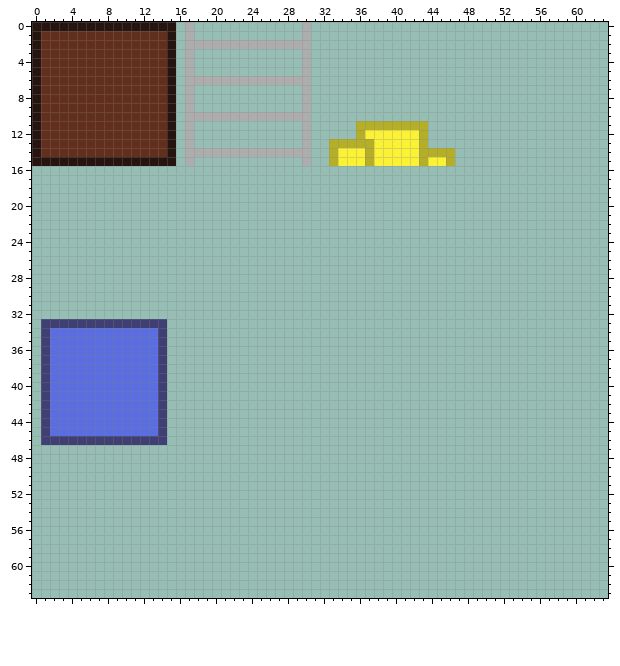
Edited in one commit: pixel-art sprite (assets_raw/textures/level.png). This is how it looked before the edit.
The file is 64x64 pixels. Colours within 5 levels of each other are drawn and written as one.
After the commit:
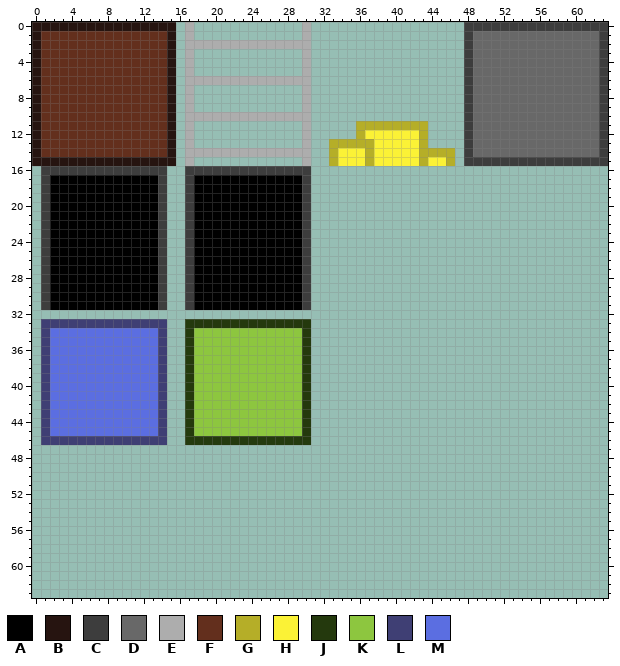
Palette (. is transparent): A #000000  B #261410  C #3d3d3d  D #686868  E #adadad  F #632f1d  G #b5ae28  H #fbf236  J #24390d  K #8dc63f  L #3f3f74  M #5b6ee1
Changes in this commit:
y 0: x 48..63 ................ -> CCCCCCCCCCCCCCCC
y 1..14: x 48..63 ................ -> CDDDDDDDDDDDDDDC
y 15: x 48..63 ................ -> CCCCCCCCCCCCCCCC
y 16: x 1..14 .............. -> CCCCCCCCCCCCCC; x 17..30 .............. -> CCCCCCCCCCCCCC
y 17..31: x 1..14 .............. -> CAAAAAAAAAAAAC; x 17..30 .............. -> CAAAAAAAAAAAAC
y 33: x 17..30 .............. -> JJJJJJJJJJJJJJ
y 34..45: x 17..30 .............. -> JKKKKKKKKKKKKJ
y 46: x 17..30 .............. -> JJJJJJJJJJJJJJ
